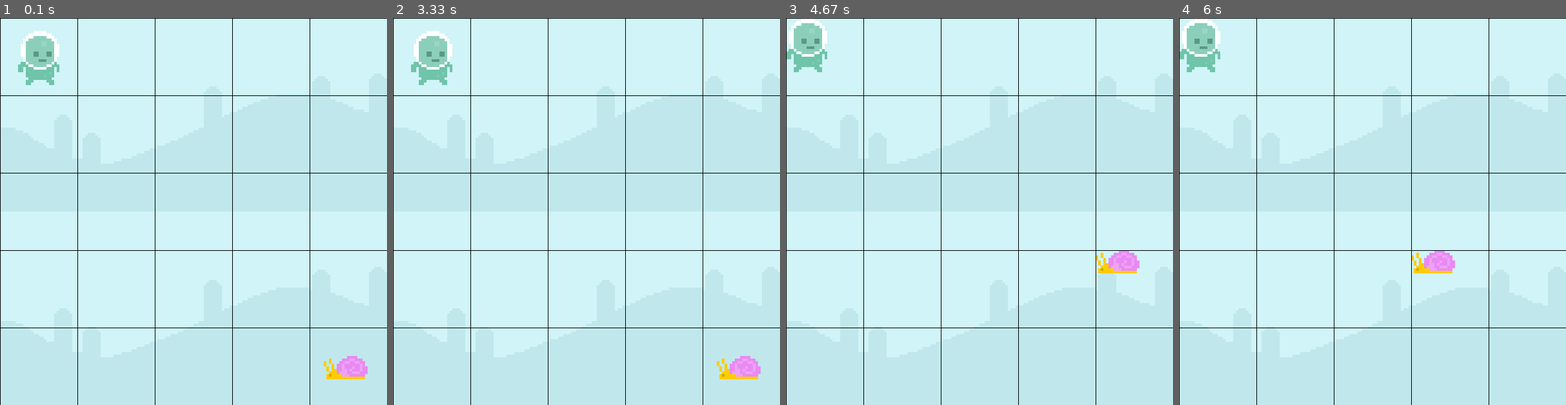
Above: before the commit, frames 1-4 (left to right).
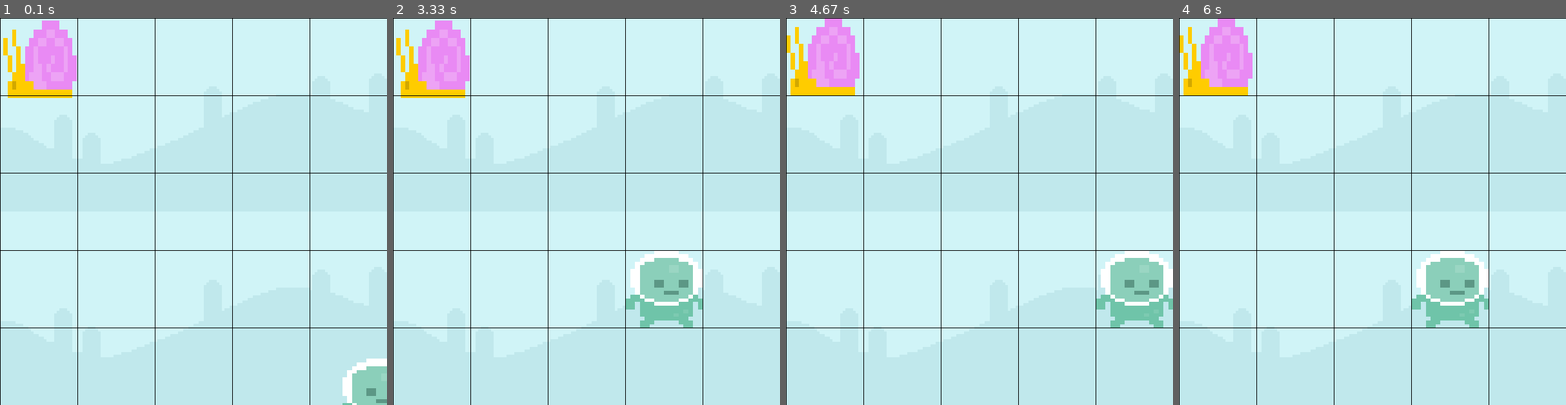
Above: after the commit, the same moments.

Repository: Syntax-Saboteurs/Wandering-in-the-Woods-Game
Game: pygame game, started from levelk_2.py
The game is run twice, just before and just after one commit, with the same random seed, the same clock (stepped at 60 frames per second) and the same inputs.
Inputs (mouse positions are in pixels of both pictures, inside the frame that each line leads up to):
- Up to frame 1 (0.1 s): no input
- Up to frame 2 (3.33 s): click (586, 211) at 0.38 s; click (687, 273) at 3.22 s
- Up to frame 3 (4.67 s): click (832, 126) at 3.88 s; click (1114, 288) at 4.22 s; click (863, 79) at 4.55 s
- Up to frame 4 (6 s): click (1476, 254) at 5.95 s

The runs differ from the first frame. In frame 1, 4.4% of the frame differs, in the area x 0-100%, y 0-100%; in frame 2, 6.3%; in frame 3, 6.3%, in the area x 0-100%, y 0-80%; in frame 4, 6.3%.

Commit message:
Update levelk_2.py

Diff:
--- a/levelk_2.py
+++ b/levelk_2.py
@@ -1,18 +1,6 @@
 '''
 resources: https://www.pygame.org/docs/
-
 '''
-# level_one() function - game level for grades(k-2)
-    # grids are always square there are always two players starting diagonally from one another
-    # wander out randomly - assuming they control their direction
-    # each move is counted in a counter
-    # music plays as cartoon characters wander in the woods
-    # when the players bump into each other
-        # there is happy graphics displayed
-        # and stats from the wandering are displayed and announced audibly
-        # then the game is reset and the students can start it up again if they would like
-
-
 
 import pygame, time, sys, random
 from pygame.locals import *
@@ -23,6 +11,8 @@
 # This sets up the amount of rows and columns in our grid - if we change these values the number of squares changes
 ROWS = 5
 COLS = 5
+CELL = (ROWS, COLS)
+
 # this is where we get our size of each cell
 CELL_SIZE = (WIDTH // COLS, HEIGHT // ROWS)
 
@@ -31,13 +21,14 @@
 sky_surface = pygame.image.load("graphics/sky.png").convert()
 
 snail_surf = pygame.image.load('graphics/snail/snail1.png').convert_alpha()
-#snail_x_pos = 800
-snail_rect = snail_surf.get_rect(midtop = (538,524))
+snail_rect = snail_surf.get_rect(topleft = ((5,4)))
 
-player_surf = pygame.image.load('graphics/player/player_walk_1.png').convert_alpha()
-player_rect = player_surf.get_rect(midtop = (60,20))
+player_surf = pygame.image.load('graphics/player/player_walk_1.png')
+player_rect = player_surf.get_rect(center = (555,570))
 
-
+# create new size
+snail_surf = pygame.transform.scale(snail_surf, (CELL_SIZE))
+player_surf = pygame.transform.scale(player_surf, (CELL_SIZE))
 
 # color tuples Constants - made of (r, g, b) if all are 255 it is white and if all values are zero then it is black - dont know what we will be using yet
 WHITE = (255, 255, 255)
@@ -47,10 +38,8 @@
 BLUE = (0, 0, 255)
 FOREST_GREEN = (190, 255, 0)
 
-
 # pygame setup - this initializes pygame
 pygame.init()
-
 
 # clock object which will track the game to FPS as seen below
 clock = pygame.time.Clock()
@@ -67,6 +56,15 @@
 # set up font (style, size)
 font = pygame.font.SysFont(None, 30)
 
+
+# sounds -- https://www.sounds-resource.com/
+# background sound - works just add sound file
+cheer = pygame.mixer.Sound('sounds/cheer.wav')
+collision = pygame.mixer.Sound('sounds/collision.wav')
+pygame.mixer.music.load('sounds/space.mp3')
+pygame.mixer.music.play(-1, 0.0)
+
+
 # create_text()function - takes five parameters -- what is to be said, in what font, display mode, location on screen
 def create_text(text, font, screen, x, y):
     dialoge = font.render(text, 2, BLACK)
@@ -82,90 +80,92 @@
     for y in range(0, HEIGHT, CELL_SIZE[1]):
         pygame.draw.line(screen, BLACK, (0, y), (WIDTH, y))
 
+# main() function
+def main():
 
-# level_one() function - game level for grades(k-2)
-def level_one():
-    # grids are always square there are always two players starting diagonally from one another
-    # wander out randomly - assuming they control their direction
-    # each move is counted in a counter
-    # music plays as cartoon characters wander in the woods
-    # when the players bump into each other
-        # there is happy graphics displayed
-        # and stats from the wandering are displayed and announced audibly
-        # then the game is reset and the students can start it up again if they would like
-    return
+    # running set to True
+    running = True
 
-# level_two() function - game level grades(3-5)
-def level_two():
-    # students can set up the size of their grid, which can now also be rectangular
-    # there can be more than two players as many as four
-    # students can place them where ever they want to on the grid to start
-    # Once a pair has found eachother the pair will then search out another and another assuming more than two players
-    # Once the game is started
-        # it can be played and replayed over and over
-        # the stats of the players meeting can be displayed as:
-            # longest run without meeting
-            # shorted run without meeting
-            # and average run without meeting
-            # assuming this means for all games played
-    return
+    # creates diplay screen
+    screen = pygame.display.set_mode((WIDTH, HEIGHT))
 
-# level_three() function - game level for grades(6-8)
-def level_three():
-    # students have control of 3-5 game (level II)
-    # students will now be challanged to run experiments to determine how the average run varies with
-        # size and shape of the grids.
-    # the students will also be able to explore differnt protocols for wandering, and to decide which is
-        # the best way to wander if you want to shorten the time it takes to meet up
-    return
+    # 0 for player 1, 1 for player 2
+    player_turn = 0
+    # for total moves to reach eachother
+    # total = 0
+    # Assuming there are only two players
+    players = [player_rect, snail_rect]
+
+    # Font for "You Win" message
+    win_font = pygame.font.SysFont(None, 48)
+
+    # while True
+    while running:
+
+        # loop through events
+        for event in pygame.event.get():
+            # if event is equivalent to QUIT
+            if event.type == pygame.QUIT:
+                # set running to False
+                running = False
+            # if mouse clicked down
+            if event.type == pygame.MOUSEBUTTONDOWN:
+                # mouse_pos is the location of mouse position
+                mouse_pos = pygame.mouse.get_pos()
+                # clicked_row
+                clicked_row = mouse_pos[1] // (HEIGHT // ROWS)
+                # clicked_col
+                clicked_col = mouse_pos[0] // (WIDTH // COLS)
 
 
-def main():
-    running = True
-    screen = pygame.display.set_mode((WIDTH, HEIGHT))
-    player_turn = 0  # 0 for player 1, 1 for player 2
-    players = [player_rect, snail_rect]  # Assuming there are only two players
-    win_font = pygame.font.SysFont(None, 48)  # Font for "You Win" message
+                current_player_rect = players[player_turn]
 
-    while running:
-        for event in pygame.event.get():
-            if event.type == pygame.QUIT:
-                running = False
-
-            if event.type == pygame.MOUSEBUTTONDOWN:
-                mouse_pos = pygame.mouse.get_pos()
-                clicked_row = mouse_pos[1] // (HEIGHT // ROWS)
-                clicked_col = mouse_pos[0] // (WIDTH // COLS)
-                current_player_rect = players[player_turn]
+                # current_row
                 current_row = current_player_rect.y // (HEIGHT // ROWS)
+                # current_col
                 current_col = current_player_rect.x // (WIDTH // COLS)
 
                 # Check if the clicked position is adjacent to the current player position
-                if (abs(clicked_row - current_row) <= 1 and abs(clicked_col - current_col) <= 1 and
-                        (abs(clicked_row - current_row) != 0 or abs(clicked_col - current_col) != 0)):
+                if (abs(clicked_row - current_row) <= 1 and
+                    abs(clicked_col - current_col) <= 1 and
+                   (abs(clicked_row - current_row) != 0 or
+                    abs(clicked_col - current_col) != 0)):
                     current_player_rect.x = clicked_col * (WIDTH // COLS)
                     current_player_rect.y = clicked_row * (HEIGHT // ROWS)
+
                     # Switch to the next player's turn
                     player_turn = (player_turn + 1) % len(players)
+                    # total = player_turn + 1
 
+        # creates the background and objects in the game level
         screen.blit(sky_surface, (0, 0))
         screen.blit(sky_surface, (0, 300))
         screen.blit(snail_surf, snail_rect)
         screen.blit(player_surf, player_rect)
 
+        # call draw grid() function
         draw_grid()
 
         # Check if players overlap
         if player_rect.colliderect(snail_rect):
-            # Display "You Win" message
-            win_text = win_font.render("You Win!", True, (255, 255, 255))
-            win_rect = win_text.get_rect(center=(WIDTH // 2, HEIGHT // 2))
+            # Display "You Win" message -- changed color to black
+            win_text = win_font.render("You Win!", True, (0, 0, 0))
+            win_rect = win_text.get_rect(center = (WIDTH // 2, HEIGHT // 2))
             screen.blit(win_text, win_rect)
+
+            #create_text('Total moves it took to collide: ', font, screen,  30, 10)
+            cheer.play(fade_ms = 3000)
+            # possibly add a key option to screen to see if they would like to play again
+
+            # ask user if they would like to play again??
+
+            pygame.display.flip()
             # Stop the game loop
-            running = False
+            # running = False
 
         pygame.display.update()
-        clock.tick(60)
+
+        #pygame.display.flip()
 
     pygame.quit()
     sys.exit()
